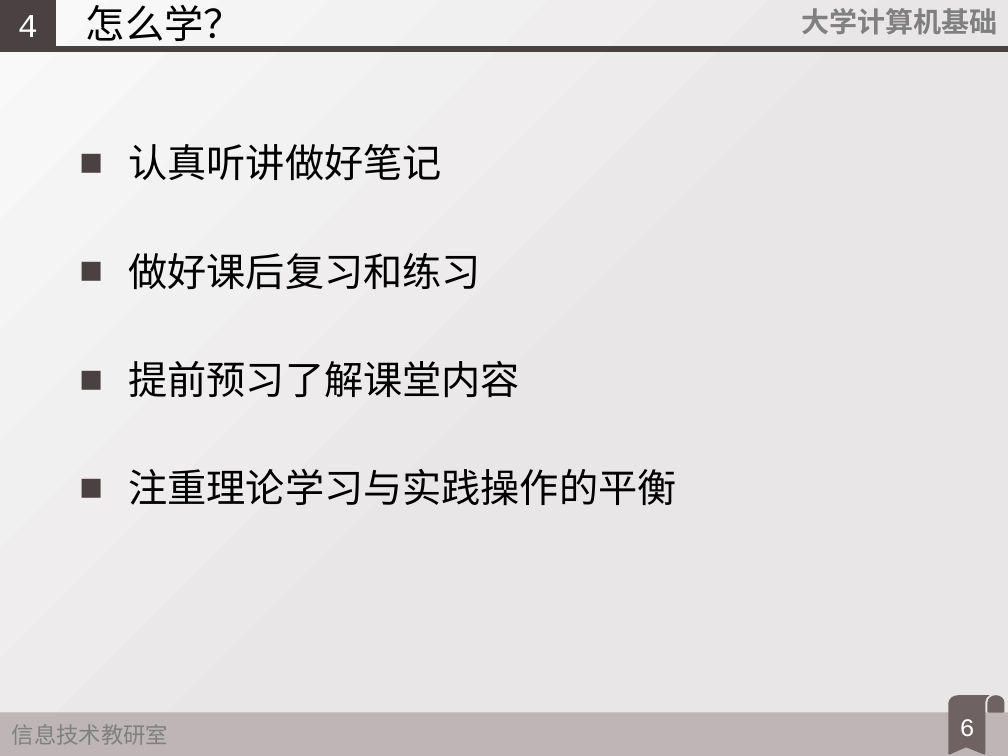
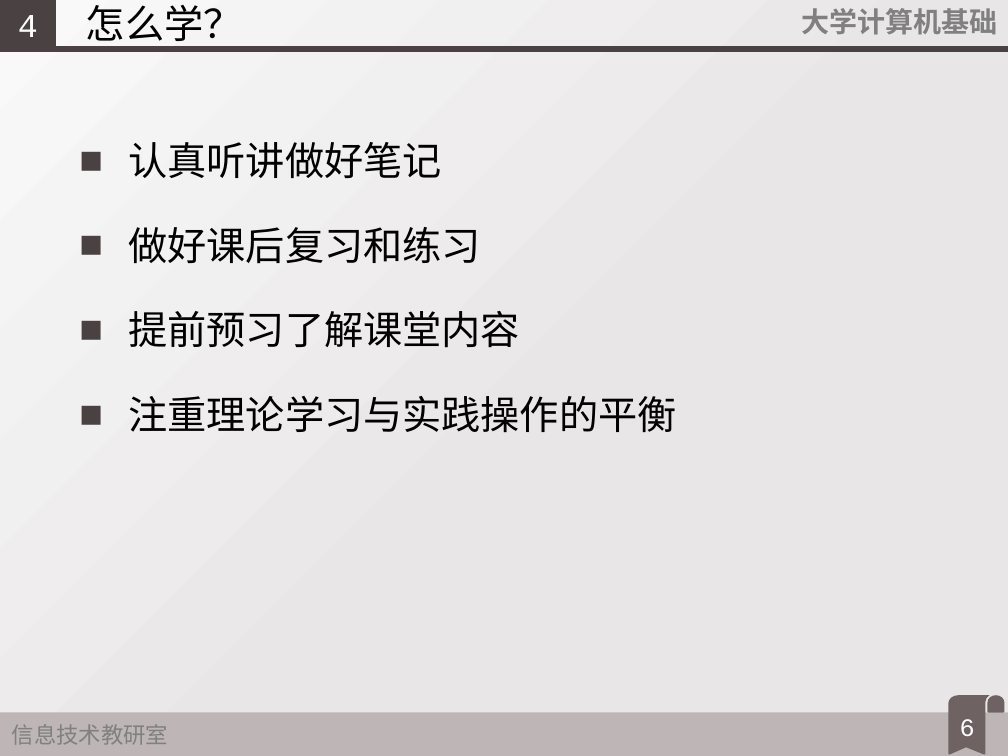
Before and after one commit to fjzfmxd/-, a slide deck: slide 6 of 0试讲暨教学准备会/幻灯片.pptx. Drawn at 1008x756 pixels with LibreOffice and Linux fonts; fonts in the diff are those of the drawing. Boxes give left, top, right and bottom in pixels: in the first picture for what was removed or moved away, otherwise in the second. Text is boxed around its words. In the diff, an @@ line names an element or a change of style, - is before the commit and + after.

```diff
--- a/0试讲暨教学准备会/幻灯片.pptx
+++ b/0试讲暨教学准备会/幻灯片.pptx
@@ text "认真听讲做好笔记" at [129, 142, 677, 432]: line spacing 2 to 1.5 @@
```
Also in this commit, not shown: 1 other slide changed, 5 slides added, 1 other file.
